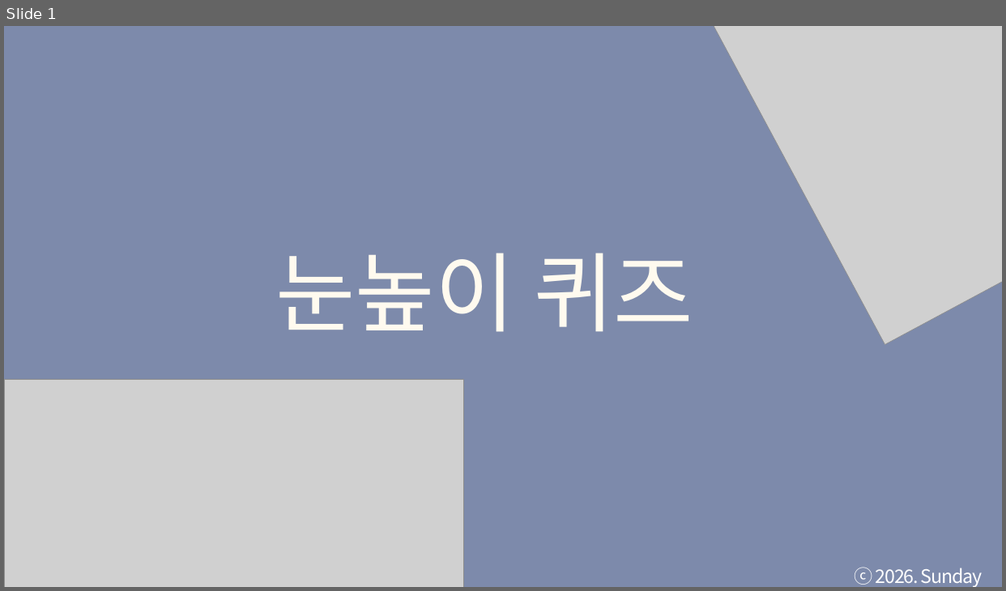
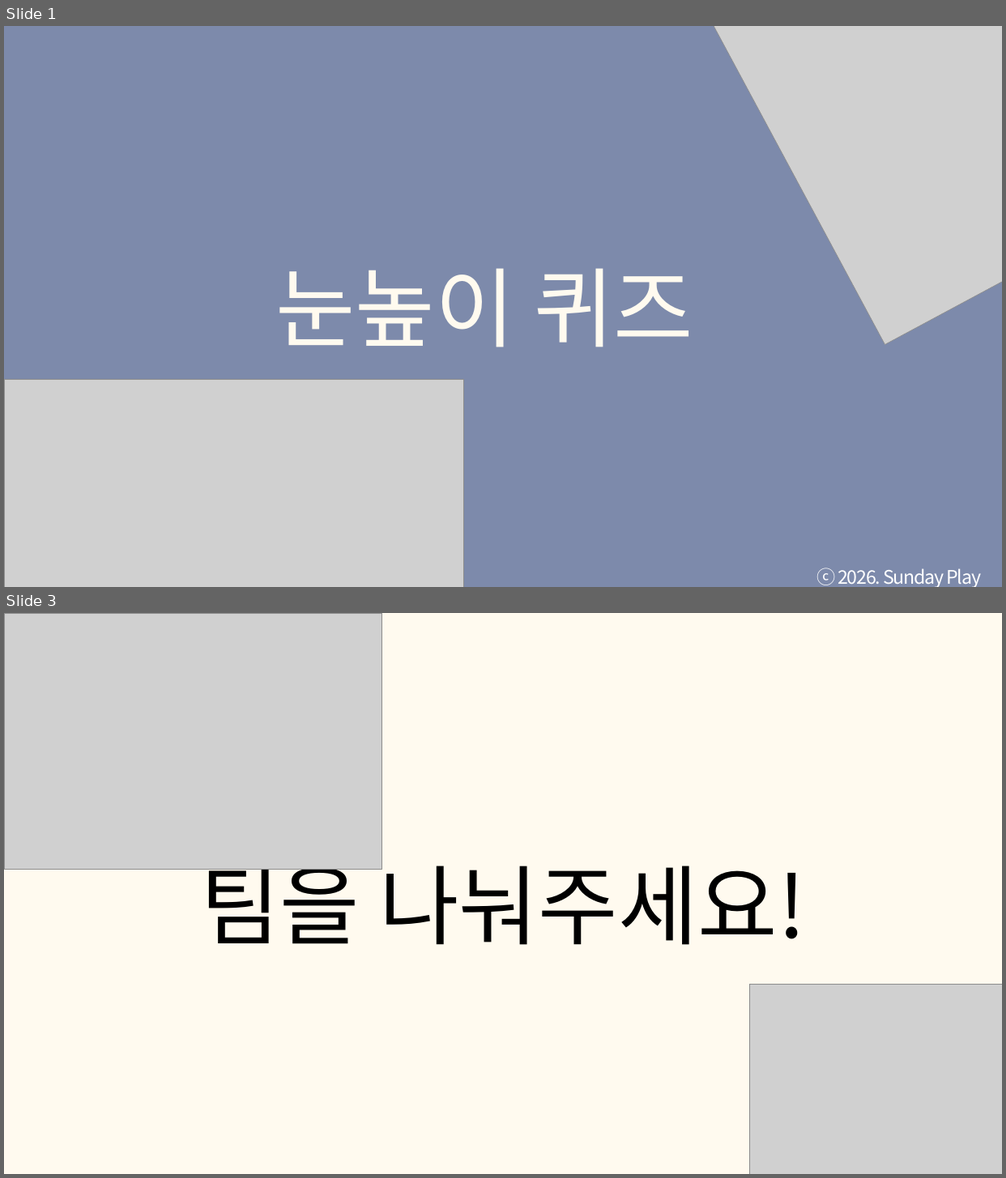
Before and after one commit to tkdgns25300/sunday_play, a slide deck: public/downloads/games/eye-level-quiz/rules.pptx. Shown one above the other, each under a label of ours: slide 1 before the commit, slides 1 and 3 after it; the slides between them are not shown. The pictures are 1006x591 and 1006x1178 pixels, drawn with LibreOffice and Linux fonts; fonts in the diff are those of the drawing; grey boxes stand for pictures. Boxes give left, top, right and bottom in pixels: in the first picture for what was removed or moved away, otherwise in the second. Text is boxed around its words. In the diff, an @@ line names an element or a change of style, - is before the commit and + after.

```diff
--- a/public/downloads/games/eye-level-quiz/rules.pptx
+++ b/public/downloads/games/eye-level-quiz/rules.pptx
@@ slide 3 added at (4, 613, 1002, 1174), background #FFFAEF @@
@@ picture added at (4, 613, 381, 870) @@
@@ text added at (200, 850, 806, 945), 125 pt, text #000000 @@
+팀을 나눠주세요!
@@ picture added at (749, 985, 1002, 1174) @@
@@ slide 1 changed as well @@
@@ text "눈높이 퀴즈": place and size @@
-text "눈높이 퀴즈" at (275, 253, 693, 332)
+text "눈높이 퀴즈" at (275, 268, 693, 348)
@@ text "눈높이 퀴즈" at (275, 268, 693, 348): font Lato to Noto Sans CJK KR @@
@@ text "ⓒ 2026. Sunday Play" rewrapped from (854, 567, 982, 587) to (816, 568, 981, 587) @@
```
Also in this commit, not shown: 48 other slides changed, 3 other files.
